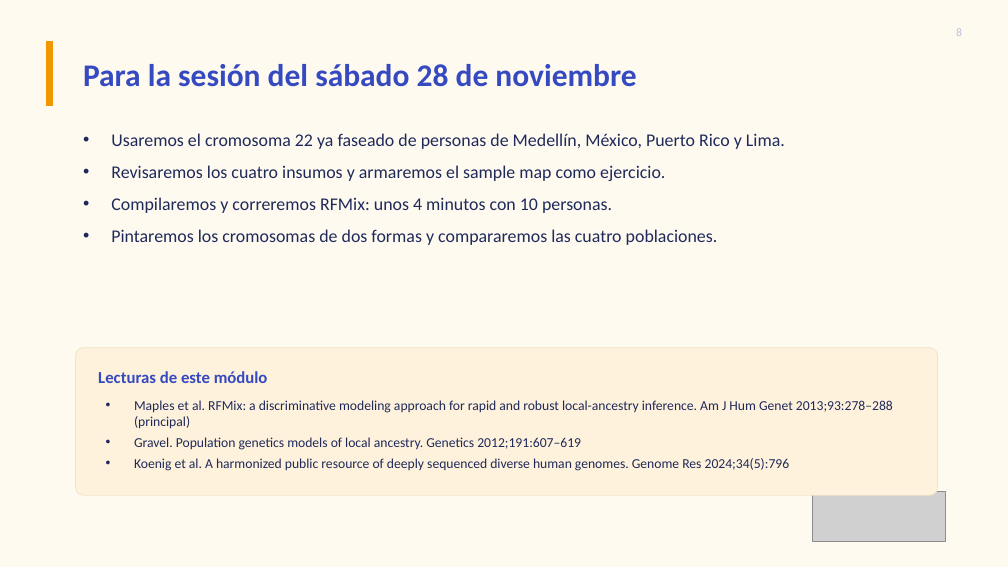
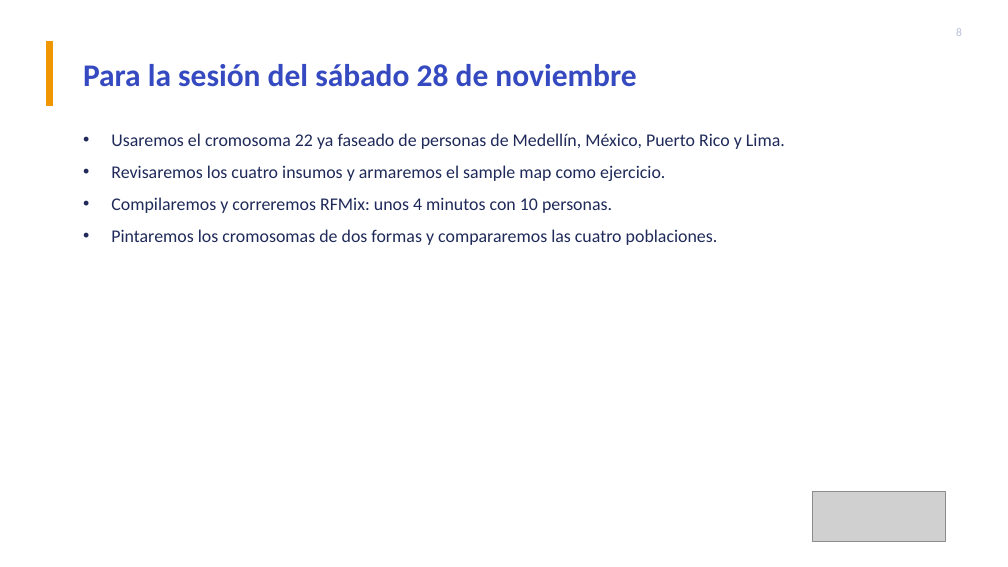
Before and after one commit to YTZ27/curso-ancestria, a slide deck: slide 8 of teoria/Modulo_3_Ancestria_local.pptx. Drawn at 1008x567 pixels with LibreOffice and Linux fonts; fonts in the diff are those of the drawing; grey boxes stand for pictures. Boxes give left, top, right and bottom in pixels: in the first picture for what was removed or moved away, otherwise in the second. Text is boxed around its words. In the diff, an @@ line names an element or a change of style, - is before the commit and + after.

```diff
--- a/teoria/Modulo_3_Ancestria_local.pptx
+++ b/teoria/Modulo_3_Ancestria_local.pptx
@@ background #FFFAF0 to #FFFFFF @@
@@ rounded rectangle removed at (76, 348, 938, 495) @@
@@ text removed at (98, 371, 268, 383) @@
-Lecturas de este módulo
@@ text removed at (134, 400, 893, 471) @@
-• Maples et al. RFMix: a discriminative modeling approach for rapid and robust local-ancestry inference. Am J Hum Genet 2013;93:278–288 (principal)
-• Gravel. Population genetics models of local ancestry. Genetics 2012;191:607–619
-• Koenig et al. A harmonized public resource of deeply sequenced diverse human genomes. Genome Res 2024;34(5):796
```
Also in this commit, not shown: 7 other slides changed, 1 slide added, 3 other files.
